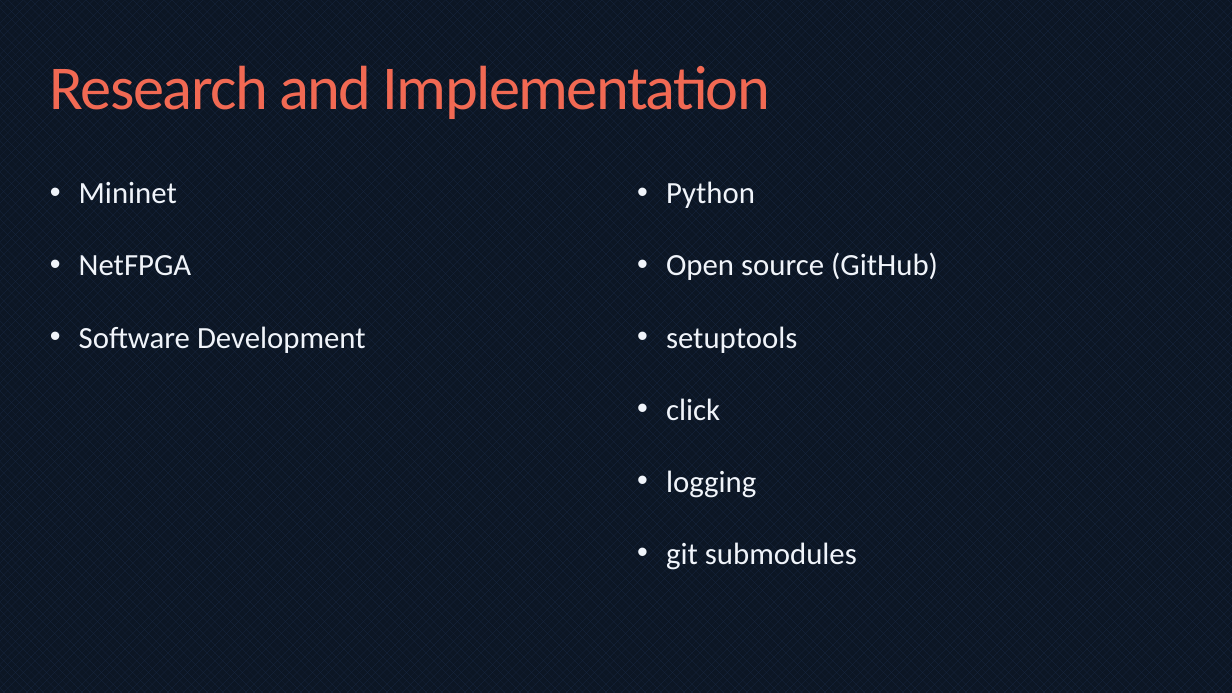
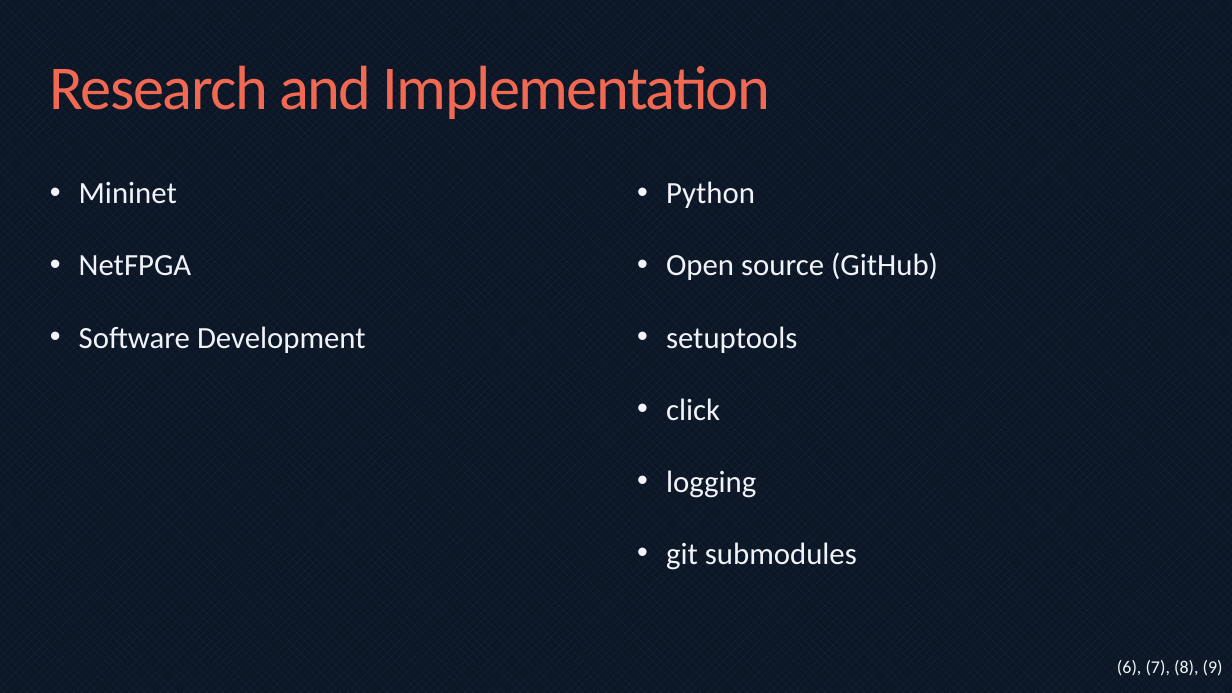
Before and after one commit to bmaximuml/CS351-Reports, a slide deck: slide 15 of Presentation/Network Switch Design on FPGAs.pptx (slide 16 before the commit). Drawn at 1232x693 pixels with LibreOffice and Linux fonts; fonts in the diff are those of the drawing. Boxes give left, top, right and bottom in pixels: in the first picture for what was removed or moved away, otherwise in the second. Text is boxed around its words. In the diff, an @@ line names an element or a change of style, - is before the commit and + after.

```diff
--- a/Presentation/Network Switch Design on FPGAs.pptx
+++ b/Presentation/Network Switch Design on FPGAs.pptx
@@ text added at [1117,660,1223,676], 14 pt, text #F0F4FA @@
+(6), (7), (8), (9)
```
Also in this commit, not shown: 9 other slides changed, 3 slides added, 1 slide removed, 1 other file.
